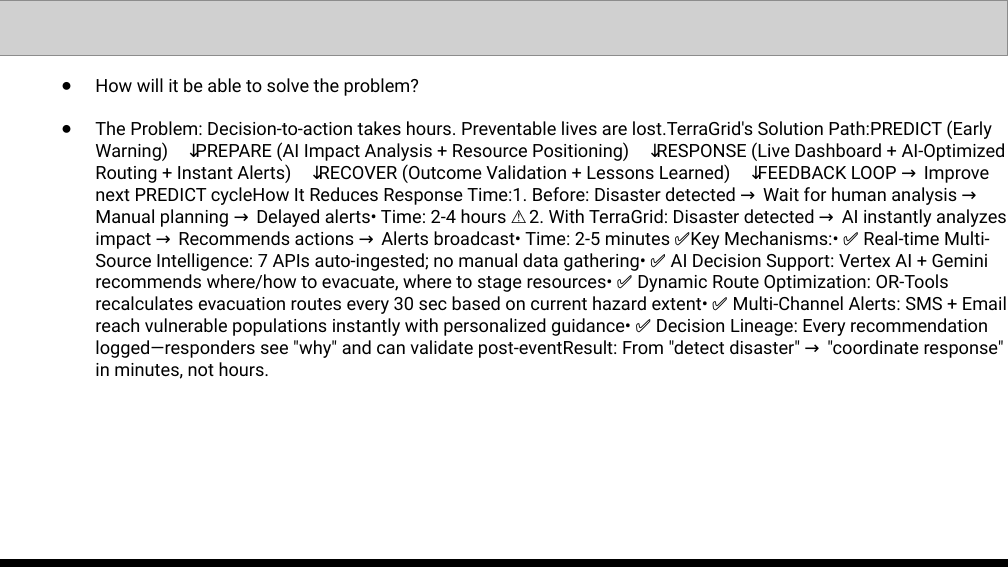
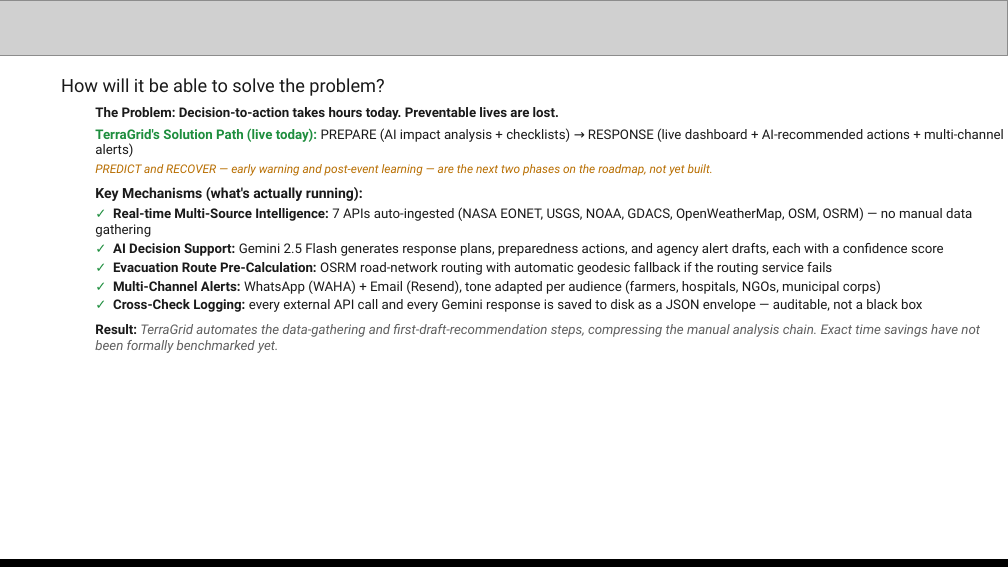
Before and after one commit to sandeshshinde284-bit/terragrid-platform, a slide deck: slide 4 of docs/PPT/TERRAGRID _ AI Builder Cup.pptx. Drawn at 1008x567 pixels with LibreOffice and Linux fonts; fonts in the diff are those of the drawing; grey boxes stand for pictures. Boxes give left, top, right and bottom in pixels: in the first picture for what was removed or moved away, otherwise in the second. Text is boxed around its words. In the diff, an @@ line names an element or a change of style, - is before the commit and + after.

```diff
--- a/docs/PPT/TERRAGRID _ AI Builder Cup.pptx
+++ b/docs/PPT/TERRAGRID _ AI Builder Cup.pptx
@@ text at <box>61,78,384,96</box>: text colour #000000 to #1A1A1A in "How will it be able to solve ..."; bullet ● to none; more space between paragraphs @@
@@ text at <box>95,107,1004,353</box>: text changed; size 13 to 9.5 pt; text colour #000000 to #1A1A1A @@
-● The Problem: Decision-to-action takes hours. Preventable lives are lost.TerraGrid's Solution Path:PREDICT (Early Warning) ↓PREPARE (AI Impact Analysis + Resource Positioning) ↓RESPONSE (Live Dashboard + AI-Optimized Routing + Instant Alerts) ↓RECOVER (Outcome Validation + Lessons Learned) ↓FEEDBACK LOOP → Improve next PREDICT cycleHow It Reduces Response Time:1. Before: Disaster detected → Wait for human analysis → Manual planning → Delayed alerts• Time: 2-4 hours ⚠️2. With TerraGrid: Disaster detected → AI instantly analyzes impact → Recommends actions → Alerts broadcast• Time: 2-5 minutes ✅Key Mechanisms:• ✅ Real-time Multi-Source Intelligence: 7 APIs auto-ingested; no manual data gathering• ✅ AI Decision Support: Vertex AI + Gemini recommends where/how to evacuate, where to stage resources• ✅ Dynamic Route Optimization: OR-Tools recalculates evacuation routes every 30 sec based on current hazard extent• ✅ Multi-Channel Alerts: SMS + Email reach vulnerable populations instantly with personalized guidance• ✅ Decision Lineage: Every recommendation logged—responders see "why" and can validate post-eventResult: From "detect disaster" → "coordinate response" in minutes, not hours.
+The Problem: Decision-to-action takes hours today. Preventable lives are lost.
+TerraGrid's Solution Path (live today): PREPARE (AI impact analysis + checklists) → RESPONSE (live dashboard + AI-recommended actions + multi-channel alerts)
+PREDICT and RECOVER — early warning and post-event learning — are the next two phases on the roadmap, not yet built.
+Key Mechanisms (what's actually running):
+✓ Real-time Multi-Source Intelligence: 7 APIs auto-ingested (NASA EONET, USGS, NOAA, GDACS, OpenWeatherMap, OSM, OSRM) — no manual data gathering
+✓ AI Decision Support: Gemini 2.5 Flash generates response plans, preparedness actions, and agency alert drafts, each with a confidence score
+✓ Evacuation Route Pre-Calculation: OSRM road-network routing with automatic geodesic fallback if the routing service fails
+✓ Multi-Channel Alerts: WhatsApp (WAHA) + Email (Resend), tone adapted per audience (farmers, hospitals, NGOs, municipal corps)
+✓ Cross-Check Logging: every external API call and every Gemini response is saved to disk as a JSON envelope — auditable, not a black box
+Result: TerraGrid automates the data-gathering and first-draft-recommendation steps, compressing the manual analysis chain. Exact time savings have not been formally benchmarked yet.
```
Also in this commit, not shown: 3 other slides changed.
